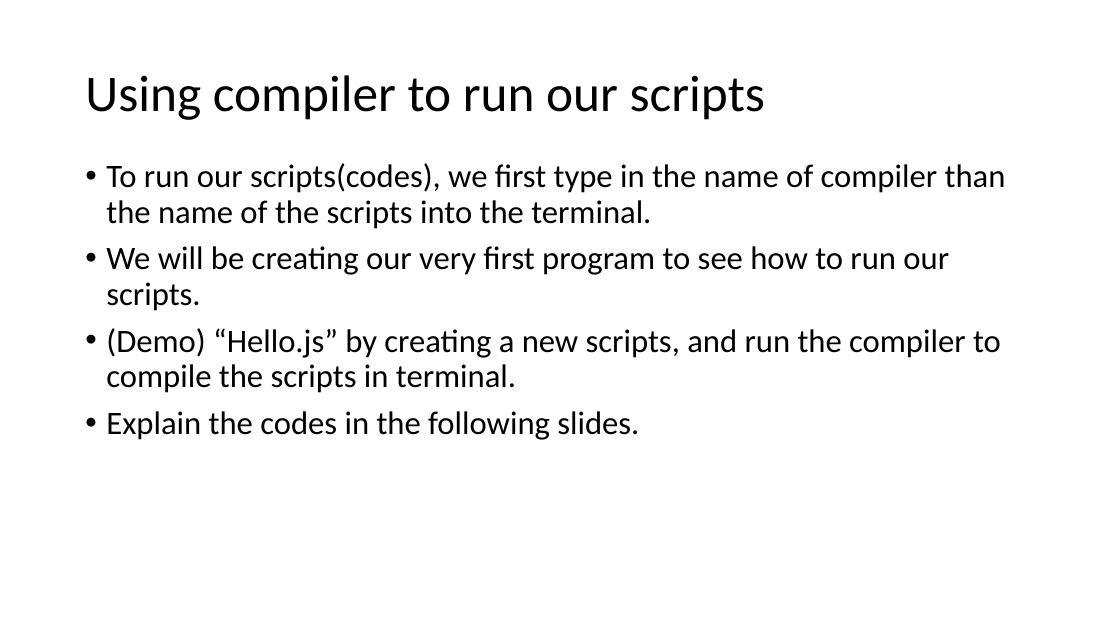
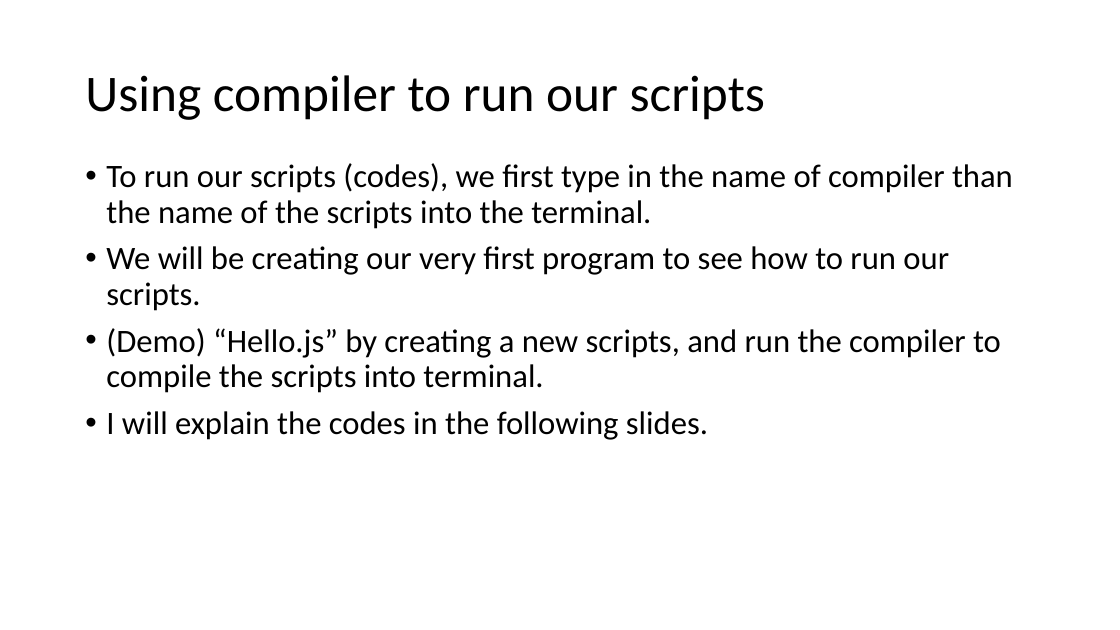
Before and after one commit to honching0316/SASE_WebApplication_Calculator, a slide deck: slide 5 of SASE_Technique_Workshop.pptx. Drawn at 1120x630 pixels with LibreOffice and Linux fonts; fonts in the diff are those of the drawing. Boxes give left, top, right and bottom in pixels: in the first picture for what was removed or moved away, otherwise in the second. Text is boxed around its words. In the diff, an @@ line names an element or a change of style, - is before the commit and + after.

```diff
--- a/SASE_Technique_Workshop.pptx
+++ b/SASE_Technique_Workshop.pptx
@@ text at box(106, 163, 1013, 229): spaces changed @@
-• To run our scripts(codes), we first type in the name of compiler than the name of the scripts into the terminal.
+• To run our scripts (codes), we first type in the name of compiler than the name of the scripts into the terminal.
@@ text at box(106, 328, 1001, 440): text changed @@
-• (Demo) “Hello.js” by creating a new scripts, and run the compiler to compile the scripts in terminal.
-• Explain the codes in the following slides.
+• (Demo) “Hello.js” by creating a new scripts, and run the compiler to compile the scripts into terminal.
+• I will explain the codes in the following slides.
```
Also in this commit, not shown: 11 other slides changed.
